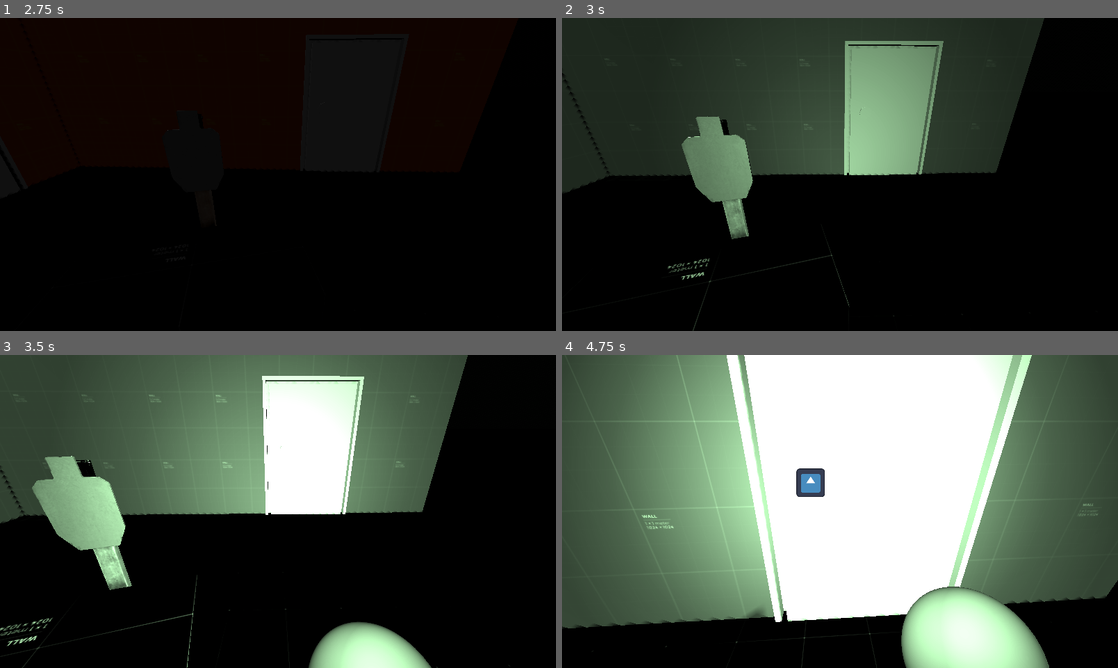
Above: before the commit, frames 1-4 (two rows, left to right).
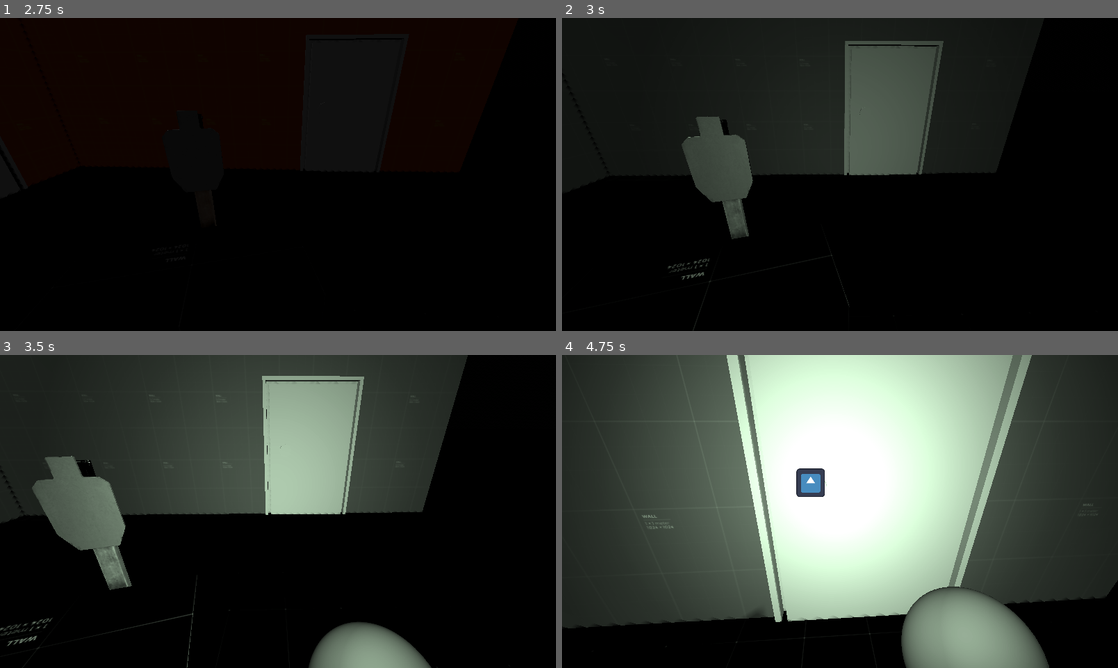
Above: after the commit, the same moments.

Repository: Ieida/Tactical-FPS-Godot
Game: Godot game, scene res://main_menu/main_menu.tscn
Same seed, same stepped clock (60 frames per second), same inputs: the game is played once before the commit and once after it. The engine's default icon, where the game draws it, is replaced by a stand-in: a white triangle on a blue panel in a dark square.
Inputs (mouse positions are in pixels of both pictures, inside the frame that each line leads up to):
- Up to frame 1 (2.75 s): click "PLAY TEST" at 0.5 s; tap Enter at 1.25 s; move the mouse to (305, 174) at 1.27 s; hold W (move_forward) from 1.28 s (still down); right-click (305, 174) at 1.35 s; move the mouse to (250, 174) at 2.02 s; tap 3 (grenade) at 2.1 s
- Up to frame 2 (3 s): keep holding W (move_forward); tap Space at 2.75 s; move the mouse to (851, 168) at 2.77 s; tap N (night_vision) at 2.85 s
- Up to frame 3 (3.5 s): keep holding W (move_forward)
- Up to frame 4 (4.75 s): keep holding W (move_forward); move the mouse to (834, 517) at 3.52 s; tap 1 (primary) at 3.6 s; move the mouse to (878, 514) at 4.27 s; tap T (rack_slide) at 4.35 s

Frame 1 is identical in both runs. In frame 2, 23% of the frame differs, in the area x 7-78%, y 0-92%; in frame 3, 45%; in frame 4, 75%, in the area x 0-100%, y 0-100%.

Commit message:
minor fixes to the death fade

Diff:
--- a/player/player.gd
+++ b/player/player.gd
@@ -4,6 +4,7 @@
 @onready var body: CharacterBody3D = $CharacterBody3D
 @onready var health: Health = $Components/Health
 @onready var nausea: Nausea = $Components/Nausea
+@export var death_fade: Node
 
 func _ready():
 	Input.mouse_mode = Input.MOUSE_MODE_CAPTURED
@@ -19,7 +20,7 @@
 
 func _on_health_subtracted():
 	var p = (health.amount / health.max_amount)
-	$UI/DeathFade.fade(1 - p)
+	death_fade.fade(1 - p)
 	body.speed = body.max_speed * p
 
 func _on_health_reached_zero():
--- a/player/player.tscn
+++ b/player/player.tscn
@@ -651,7 +651,7 @@
 [sub_resource type="ShaderMaterial" id="ShaderMaterial_8ouod"]
 shader = SubResource("Shader_sm83g")
 shader_parameter/size = Vector2(32, 28)
-shader_parameter/color = Color(0.752941, 1, 0.752941, 1)
+shader_parameter/color = Color(0.862745, 1, 0.862745, 1)
 shader_parameter/intensity = 50.0
 
 [sub_resource type="GDScript" id="GDScript_jfra3"]
@@ -697,11 +697,11 @@
 resource_name = "death_fade"
 script/source = "extends ColorRect
 
-@export var from: Color
-@export var to: Color
+func _ready():
+	color.a = 0.0
 
 func fade(t: float):
-	color = lerp(from, to, t)
+	color.a = lerp(0.0, 1.0, t)
 "
 
 [sub_resource type="GDScript" id="GDScript_t5u88"]
@@ -729,8 +729,9 @@
 	Input.mouse_mode = Input.MOUSE_MODE_CAPTURED
 "
 
-[node name="Player" type="Node3D"]
+[node name="Player" type="Node3D" node_paths=PackedStringArray("death_fade")]
 script = ExtResource("1_ugqs2")
+death_fade = NodePath("UILayer/UI/DeathFade")
 
 [node name="CharacterBody3D" type="CharacterBody3D" parent="." node_paths=PackedStringArray("camera")]
 script = ExtResource("2_bxk1o")
@@ -756,10 +757,10 @@
 sensitivity = ExtResource("4_7jfg2")
 
 [node name="NightVisionLight" type="SpotLight3D" parent="CharacterBody3D/Node3D/PlayerCamera"]
-light_energy = 0.05
+light_energy = 0.04
 spot_range = 10.0
 spot_angle = 60.0
-spot_angle_attenuation = 2.37841
+spot_angle_attenuation = 1.5
 
 [node name="Weapons" type="Node3D" parent="CharacterBody3D/Node3D/PlayerCamera"]
 
@@ -892,7 +893,7 @@
 color = Color(1, 1, 1, 0)
 script = SubResource("GDScript_jfra3")
 light = NodePath("../../../../CharacterBody3D/Node3D/PlayerCamera/NightVisionLight")
-intensity = 10.0
+intensity = 5.0
 
 [node name="InteractableSprite" type="Sprite2D" parent="UILayer/UI"]
 texture = ExtResource("10_80gfq")
@@ -906,7 +907,6 @@
 grow_vertical = 2
 color = Color(0, 0, 0, 0)
 script = SubResource("GDScript_hh8np")
-from = Color(0, 0, 0, 0)
 
 [node name="Pause" type="Node" parent="UILayer/UI"]
 script = SubResource("GDScript_t5u88")
